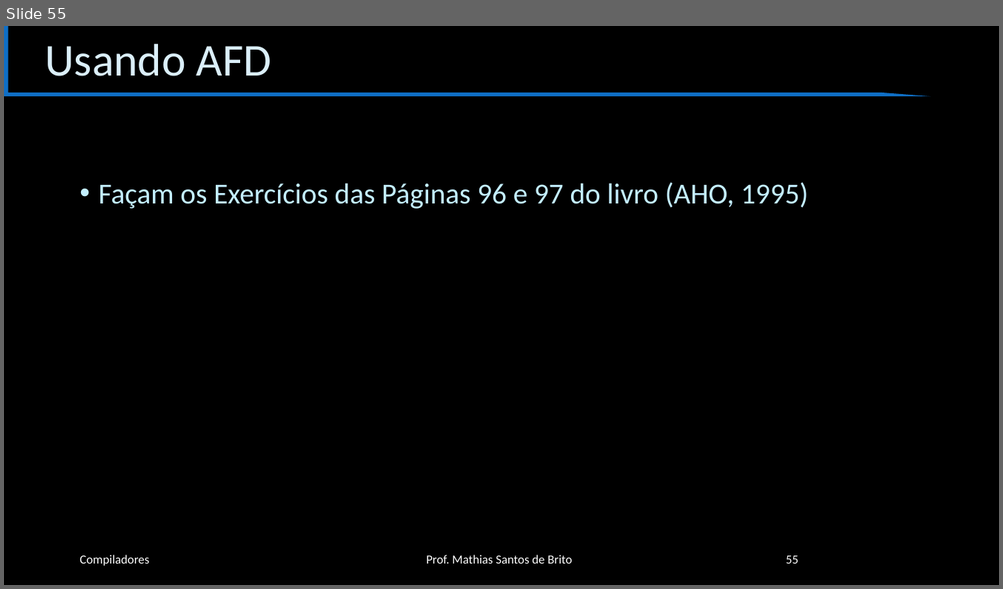
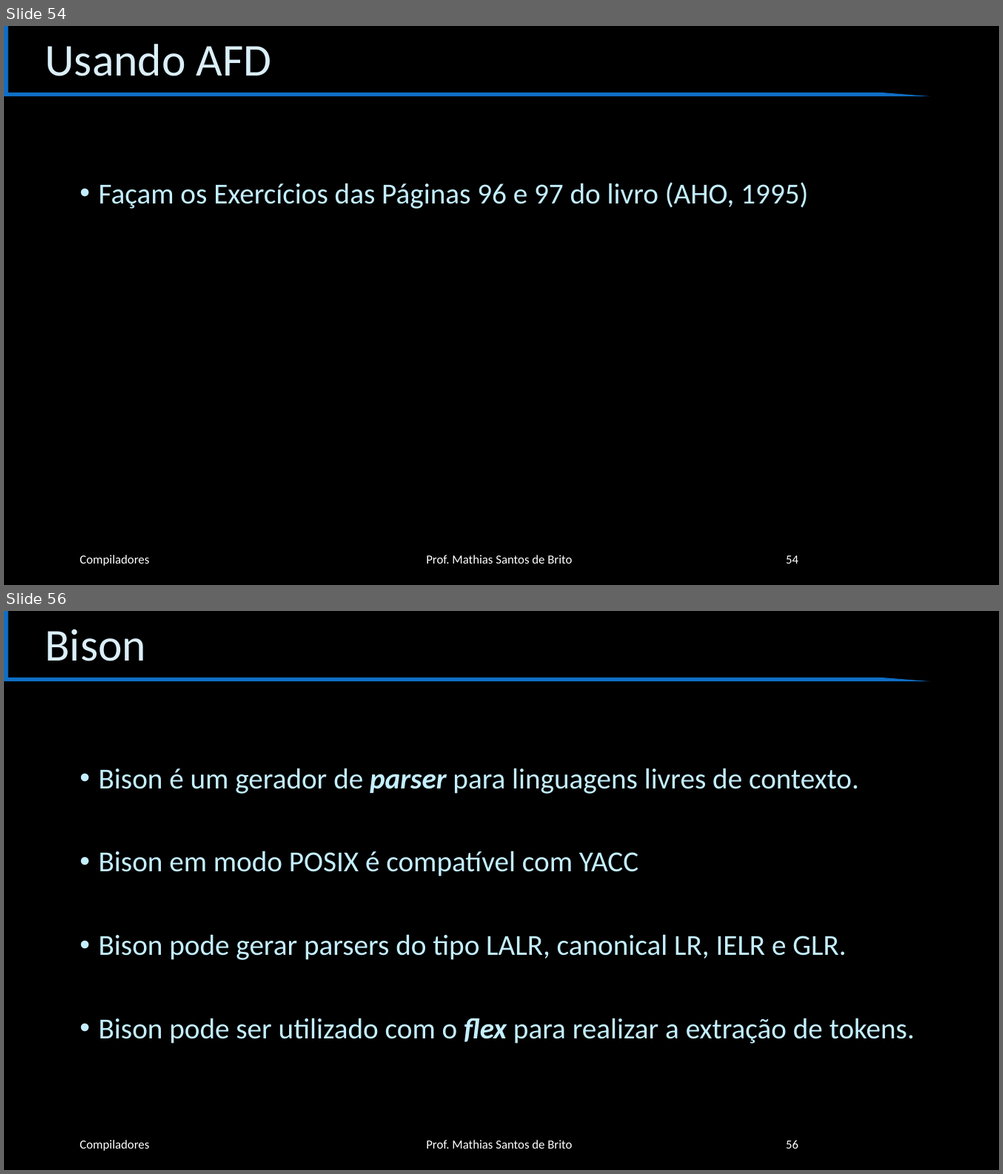
Before and after one commit to cet058-Org/2019.1, a slide deck: slides.pptx. Shown one above the other, each under a label of ours: slide 55 before the commit, slides 54 and 56 after it; the slides between them are not shown. The pictures are 1003x589 and 1003x1174 pixels, drawn with LibreOffice and Linux fonts; fonts in the diff are those of the drawing; background and template pictures are left out. Boxes give left, top, right and bottom in pixels: in the first picture for what was removed or moved away, otherwise in the second. Text is boxed around its words. In the diff, an @@ line names an element or a change of style, - is before the commit and + after.

```diff
--- a/slides.pptx
+++ b/slides.pptx
@@ slide 56 added at box(4, 611, 999, 1170), background #000000; not listed: 1 template element that a slide beside it also shows @@
@@ title added at box(45, 629, 145, 661), 44 pt, text #DBEFF9 @@
+Bison
@@ text added at box(99, 768, 914, 1044), 28 pt, text #C4EFFF @@
+• Bison é um gerador de parser para linguagens livres de contexto.
+• Bison em modo POSIX é compatível com YACC
+• Bison pode gerar parsers do tipo LALR, canonical LR, IELR e GLR.
+• Bison pode ser utilizado com o flex para realizar a extração de tokens.
@@ text added at box(79, 1140, 149, 1151), 12 pt, text #FFFFFF @@
+Compiladores
@@ text added at box(426, 1140, 572, 1149), 12 pt, text #FFFFFF @@
+Prof. Mathias Santos de Brito
@@ page number added at box(785, 1140, 798, 1149), 12 pt, text #FFFFFF @@
+56
@@ what was slide 55 is now slide 54 @@
@@ page number at box(785, 556, 798, 564): text changed @@
-55
+54
```
Also in this commit, not shown: 2 slides changed, 7 other slides added.
